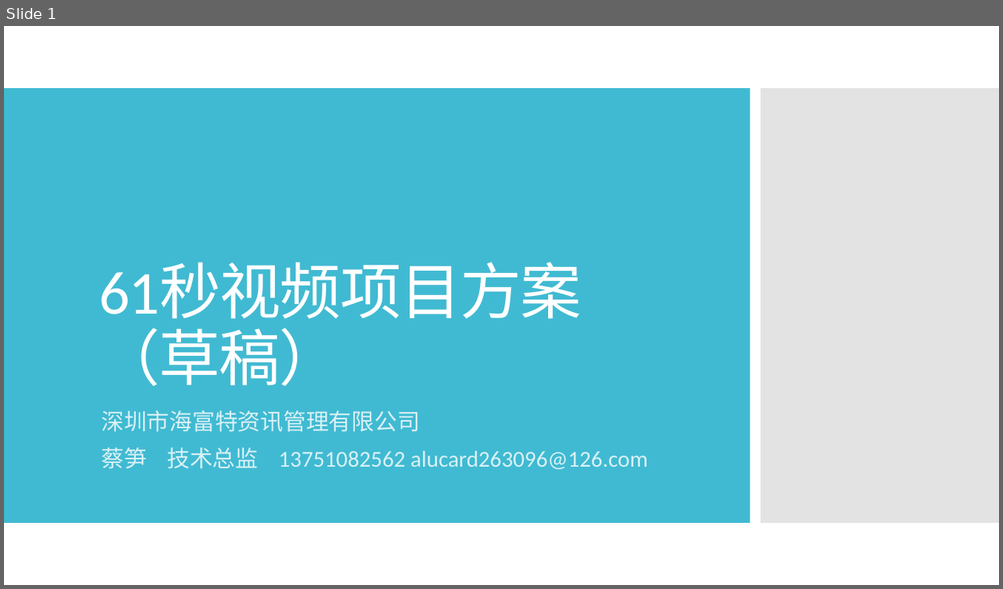
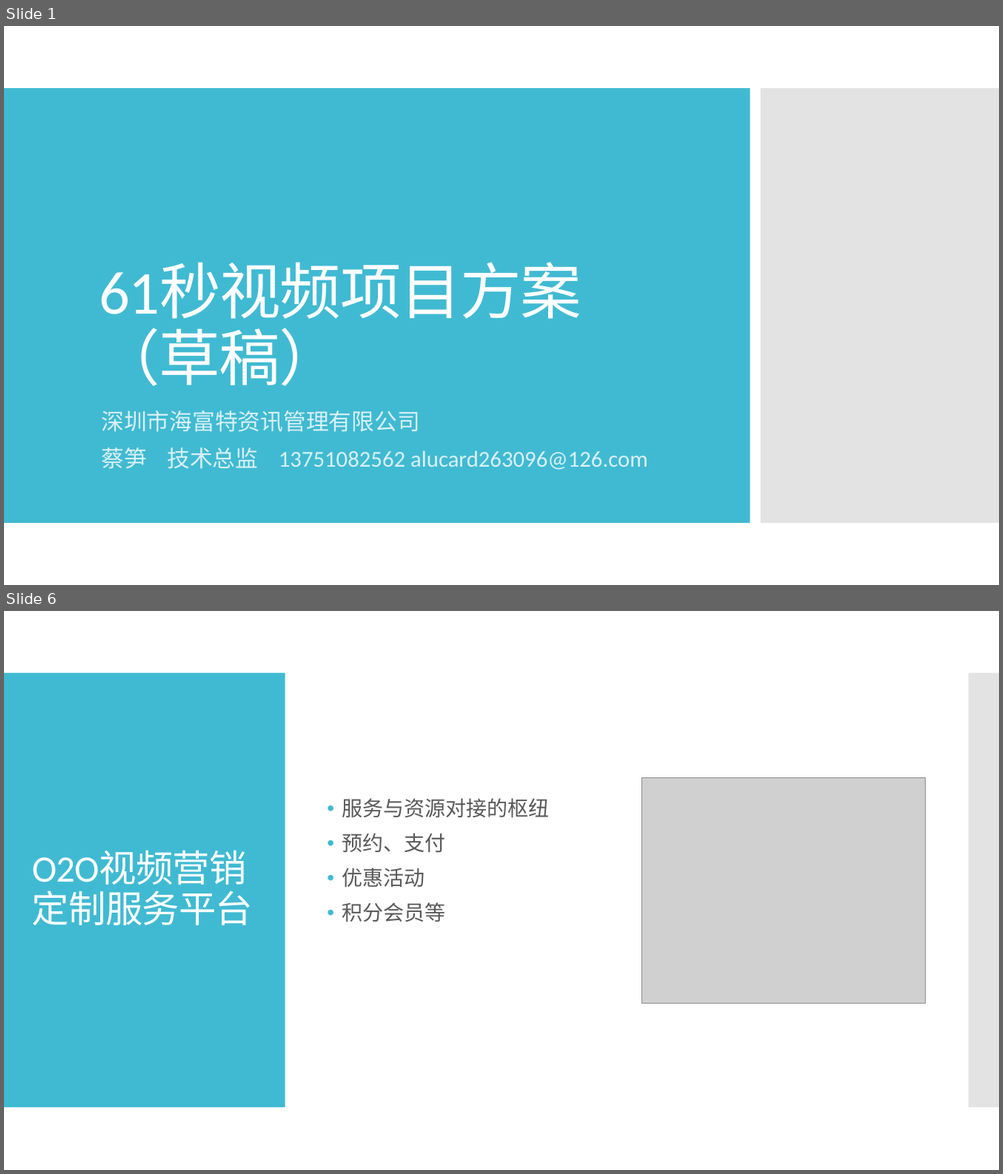
Before and after one commit to alucard263096/BusinessDocument, a slide deck: 61秒视频项目方案.pptx. Shown one above the other, each under a label of ours: slide 1 before the commit, slides 1 and 6 after it; the slides between them are not shown. The pictures are 1003x589 and 1003x1174 pixels, drawn with LibreOffice and Linux fonts; fonts in the diff are those of the drawing; grey boxes stand for pictures. Boxes give left, top, right and bottom in pixels: in the first picture for what was removed or moved away, otherwise in the second. Text is boxed around its words. In the diff, an @@ line names an element or a change of style, - is before the commit and + after.

```diff
--- a/61秒视频项目方案.pptx
+++ b/61秒视频项目方案.pptx
@@ slide 6 added at [4, 611, 999, 1170], background #FFFFFF @@
@@ rectangle added at [4, 673, 285, 1108], fill #40BAD2 @@
@@ rectangle added at [968, 673, 999, 1108], fill #C8C8C8 at 50% opacity @@
@@ title added at [25, 703, 265, 1078], 36 pt, text #FFFFFF @@
+O2O视频营销定制服务平台
@@ picture added at [642, 778, 925, 1003] @@
@@ text added at [342, 798, 549, 923], 20 pt, text #595959 @@
+• 服务与资源对接的枢纽
+• 预约、支付
+• 优惠活动
+• 积分会员等
```
Also in this commit, not shown: 5 other slides added, 1 other file.
